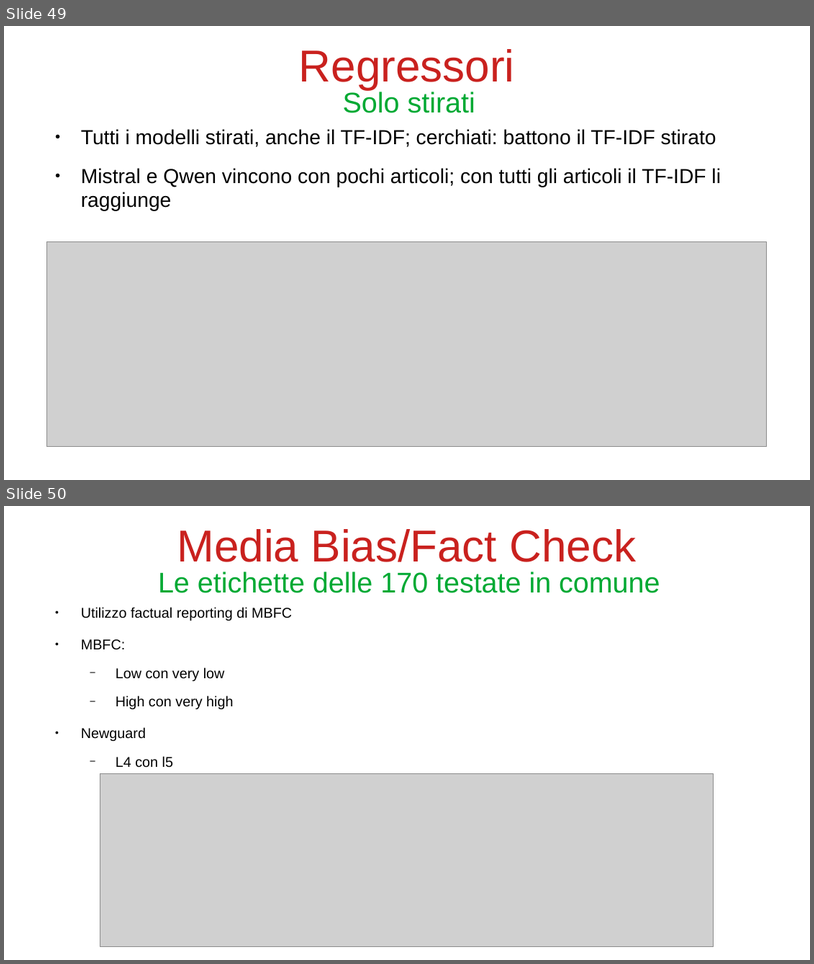
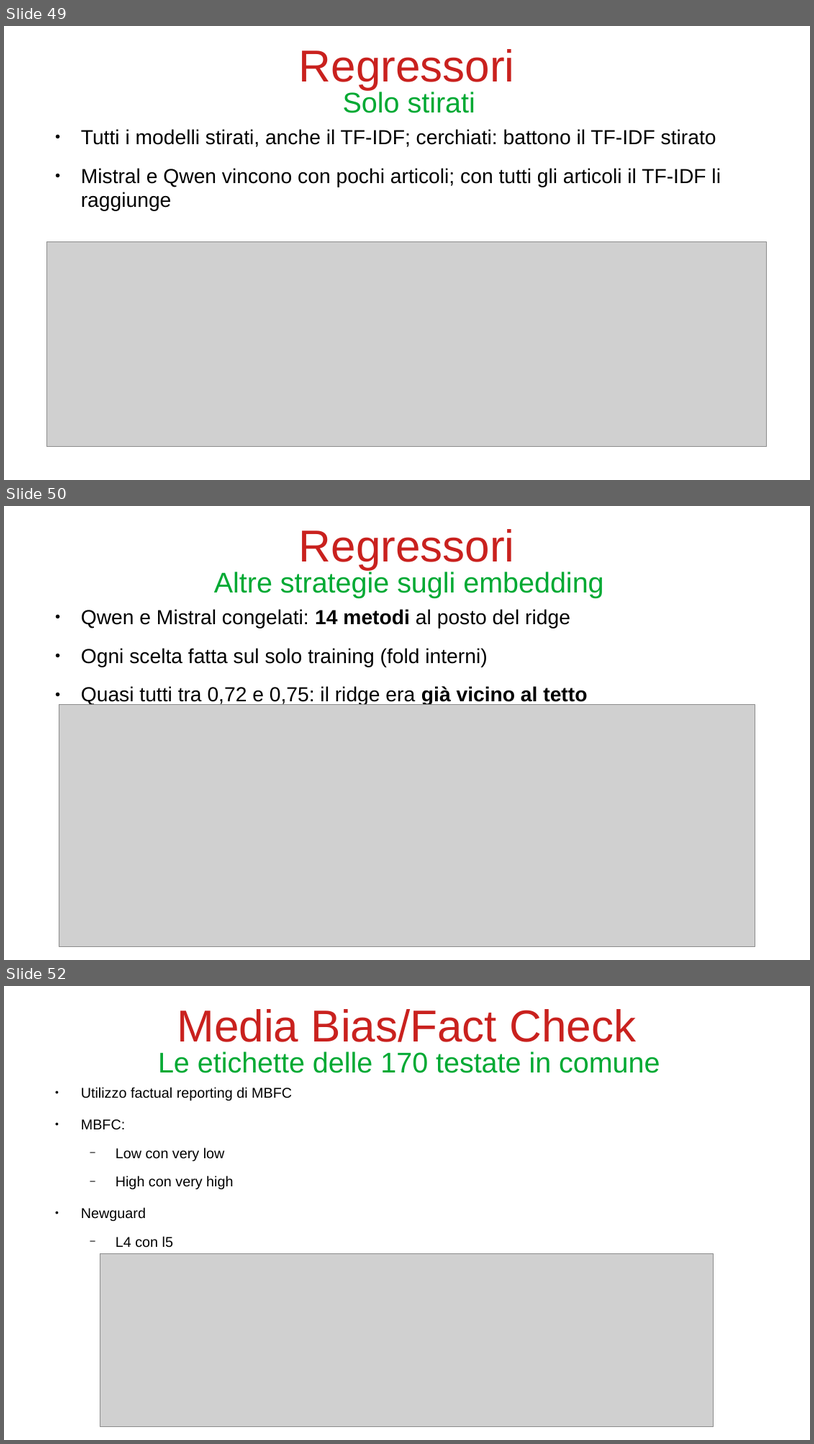
Before and after one commit to bianchi-john/PublisherClassification, a slide deck: Presentazioni/Stato finale/FinalState.odp. Shown one above the other, each under a label of ours: slides 49 and 50 before the commit, slides 49, 50 and 52 after it; the slides between them are not shown. The pictures are 814x964 and 814x1444 pixels, drawn with LibreOffice and Linux fonts; fonts in the diff are those of the drawing; grey boxes stand for pictures. Boxes give left, top, right and bottom in pixels: in the first picture for what was removed or moved away, otherwise in the second. Text is boxed around its words. In the diff, an @@ line names an element or a change of style, - is before the commit and + after.

```diff
--- a/Presentazioni/Stato finale/FinalState.odp
+++ b/Presentazioni/Stato finale/FinalState.odp
@@ slide 50 added at (x1=4, y1=506, x2=810, y2=960), background #FFFFFF @@
@@ title added at (x1=299, y1=529, x2=515, y2=569), 44 pt, text #C9211E @@
+Regressori
@@ title added at (x1=214, y1=570, x2=604, y2=598), 28 pt, text #00A933 @@
+Altre strategie sugli embedding
@@ text added at (x1=81, y1=609, x2=587, y2=705), 20 pt, text #000000 @@
+● Qwen e Mistral congelati: 14 metodi al posto del ridge
+● Ogni scelta fatta sul solo training (fold interni)
+● Quasi tutti tra 0,72 e 0,75: il ridge era già vicino al tetto
@@ picture added at (x1=59, y1=705, x2=756, y2=947) @@
@@ what was slide 50 is now slide 52 @@
```
Also in this commit, not shown: 1 other slide added, 22 other files.
